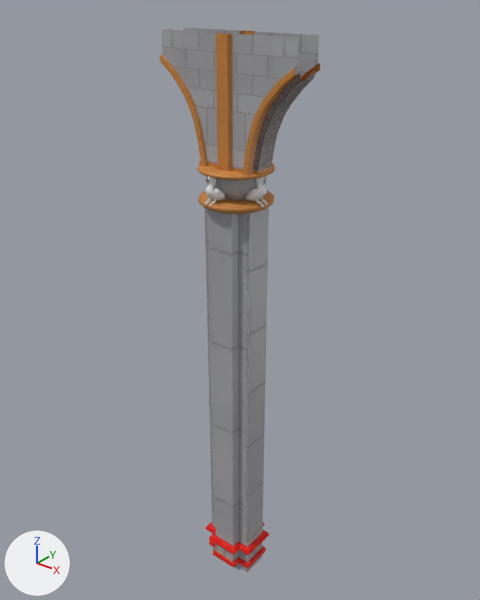
The FBX model Assets/Project/Art/Environment/Kit Bal/Architecture/WallArch/SM_WallArchColumnGarden.fbx: old version first, new version second.
Both versions are drawn from a camera (50 mm lens) standing at (8.32, -4.35, 19.13) and looking at (-2.28, 8.9, 10.91). Lighting does not change. The marker at lower left points along +X, +Y and +Z. Where no turn or scale is listed for an object, it has been applied to the vertices.

In view in the first picture: 'SM_WallArchColumnGarden'.
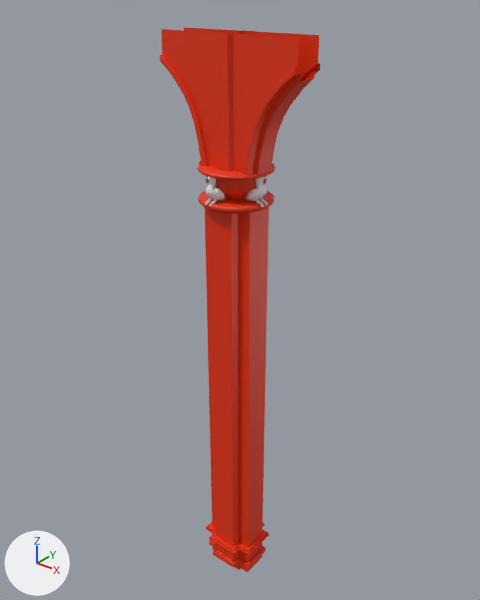
What differs and where, as boxes [x1, y1, x2, y2] in the pictures (480 x 600 px):
```json
{"object": "SM_WallArchColumnGarden", "change": "surface changed", "before": [160, 27, 320, 572], "after": [160, 27, 320, 572], "on screen": "grey to red"}
{"part": 1, "of": "me_sm_wallarchcolumngarden_001", "change": "built on", "before": [202, 191, 269, 519], "after": [202, 191, 269, 519]}
{"part": 2, "of": "me_sm_wallarchcolumngarden_001", "change": "recoloured", "before": [206, 522, 266, 569], "after": [206, 522, 266, 569]}
```

Scene script edits in JSON lines:
```json
{"op": "remove", "block": "mat_wall_001", "code": "mat_wall_001.texture = img_t_trim_01_d_png"}
{"op": "add", "block": "mat_wall_001", "code": "mat_wall_001.base_color = (0.8, 0.0308, 0.0)  # orange #e73100"}
{"block": "me_sm_wallarchcolumngarden_001", "where": "# used by ob_sm_wallarchcolumngarden; location = (-2.0, 8.0, 2.0)"}
{"op": "remove", "block": "me_sm_wallarchcolumngarden_001", "code": "me_sm_wallarchcolumngarden_001.from_pydata(...)  # 1635 vertices, 1665 faces; spans x -2.0..2.0, y -0.6..1.4, z -0.5..16.0"}
{"op": "add", "block": "me_sm_wallarchcolumngarden_001", "code": "me_sm_wallarchcolumngarden_001.from_pydata(...)  # 1761 vertices, 1798 faces; spans x -2.0..2.0, y -0.6..1.4, z -0.5..16.0"}
{"block": "me_sm_wallarchcolumngarden_001", "change": "me_sm_wallarchcolumngarden_001 part 1"}
{"block": "me_sm_wallarchcolumngarden_001", "change": "45 faces are deleted"}
{"block": "me_sm_wallarchcolumngarden_001", "change": "2 vertices move within x -0.7, y 0.4, z 12.2"}
{"block": "me_sm_wallarchcolumngarden_001", "change": "14 vertices are added at x -1.0..-0.7, y 0.4, z 12.0..12.2"}
{"block": "me_sm_wallarchcolumngarden_001", "change": "28 new vertices lie (0.0, 0.0, -2.0) away from vertices in x -0.7..0.7, y -0.3..1.1, z 12.0"}
{"block": "me_sm_wallarchcolumngarden_001", "change": "28 new vertices lie (0.0, 0.0, -2.0) away from vertices in x -0.7..0.7, y -0.3..1.1, z 10.0"}
{"block": "me_sm_wallarchcolumngarden_001", "change": "28 new vertices lie (0.0, 0.0, -2.0) away from vertices in x -0.7..0.7, y -0.3..1.1, z 8.0"}
{"block": "me_sm_wallarchcolumngarden_001", "change": "28 new vertices lie (0.0, 0.0, -2.0) away from vertices in x -0.7..0.7, y -0.3..1.1, z 6.0"}
{"block": "me_sm_wallarchcolumngarden_001", "change": "148 new faces join them, mat_wall_001 (orange #e73100)"}
{"block": "me_sm_wallarchcolumngarden_001", "change": "30 new faces join them, mat_bird (its picture is missing)"}
{"block": "me_sm_wallarchcolumngarden_001", "change": "me_sm_wallarchcolumngarden_001 part 2: 366 faces spanning x -0.9..0.9, y -0.4..1.2, z 0.0..0.9 switch from mat_var_wall (red #e71b0f) to mat_wall_001 (orange #e73100)"}
```
